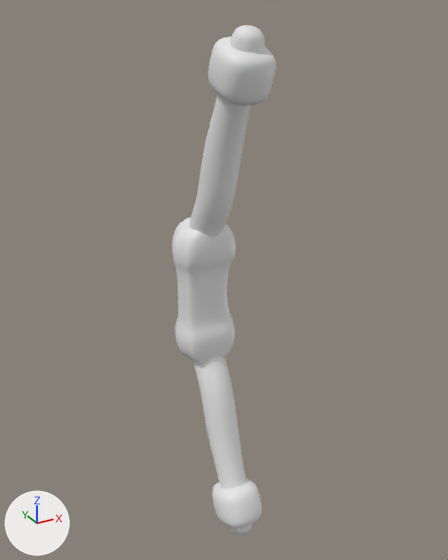
The Blender file Assets/Models/LevelObjects/Entities/Items/Bow/Bow.blend: old version first, new version second.
One viewpoint serves both versions: a 50 mm camera at (-10.85, -21.54, 11.04) aimed at (0.27, -1.33, 0.94). Lighting does not change. The marker at lower left points along +X, +Y and +Z.
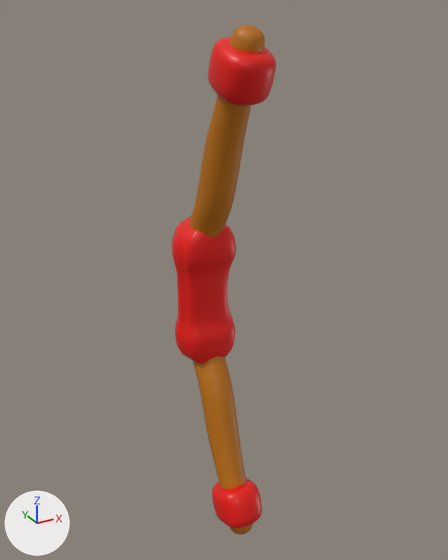
Commit message: improved bow model

Patch to the scene script:
```diff
--- a/Assets/Models/LevelObjects/Entities/Items/Bow/Bow.blend.py
+++ b/Assets/Models/LevelObjects/Entities/Items/Bow/Bow.blend.py
@@ mat_leather @@
+mat_leather = principled_material('Leather')
+mat_leather.base_color = (0.8, 0.00587, 0.00177)  # red #e71206
+mat_leather.roughness = 0.4
@@ mat_wood @@
+mat_wood = principled_material('Wood')
+mat_wood.base_color = (0.507, 0.166, 0.0)  # orange #bd7100
@@ me_cube @@
 me_cube.from_pydata(...)  # 84 vertices, 82 faces; spans x -1.04..1.05, y -0.75..0.63, z -1.0..1.0
-me_cube.materials.append(mat_material)  # white #e7e7e7
+me_cube.materials.append(mat_leather)  # red #e71206
@@ me_cylinder @@
 me_cylinder.from_pydata(...)  # 256 vertices, 225 faces; spans x -0.83..0.83, y -4.72..0.63, z 0.45..4.86
+me_cylinder.materials.append(mat_wood)  # orange #bd7100
@@ me_cube_001 @@
 me_cube_001.from_pydata(...)  # 26 vertices, 24 faces; spans x -1.01..1.01, y -0.77..2.09, z 8.57..11.49
+me_cube_001.materials.append(mat_leather)  # red #e71206
```

Boxes (x1, y1, x2, y2) around the edits, measured in the pictures (448 x 560 px):
'Cylinder', recoloured
    both: (189, 25, 265, 534)
'Cube', recoloured (white to red)
    both: (172, 217, 236, 364)
'Cube.001', recoloured (white to red)
    both: (208, 37, 276, 528)
